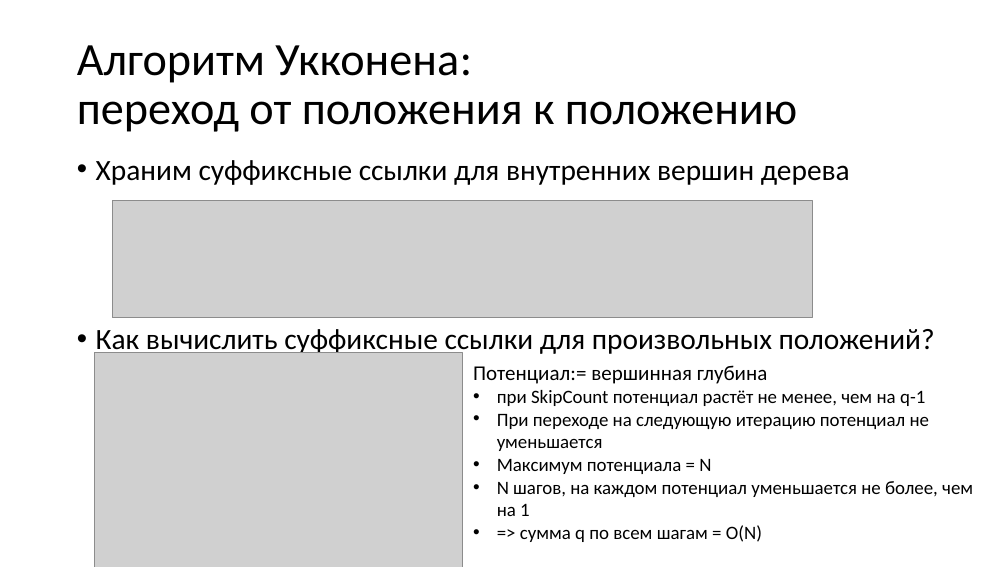
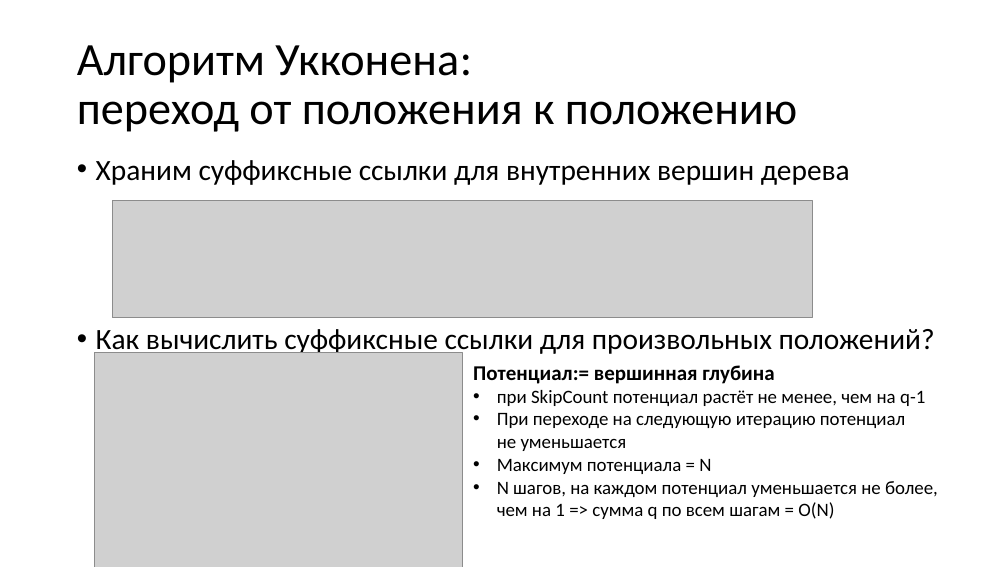
Before and after one commit to Pompon-Den/Suff-Tree-Algorithm-Ykkonen, a slide deck: slide 12 of Algorithm Ykkonena.pptx. Drawn at 1008x567 pixels with LibreOffice and Linux fonts; fonts in the diff are those of the drawing; grey boxes stand for pictures. Boxes give left, top, right and bottom in pixels: in the first picture for what was removed or moved away, otherwise in the second. Text is boxed around its words. In the diff, an @@ line names an element or a change of style, - is before the commit and + after.

```diff
--- a/Algorithm Ykkonena.pptx
+++ b/Algorithm Ykkonena.pptx
@@ text at [473,365,774,384]: bold on in "Потенциал:= вершинная глубина" @@
@@ text at [497,481,938,519]: text changed @@
-• N шагов, на каждом потенциал уменьшается не более, чем на 1
-• => сумма q по всем шагам = О(N)
+• N шагов, на каждом потенциал уменьшается не более, чем на 1 => сумма q по всем шагам = О(N)
```
Also in this commit, not shown: 11 other slides changed, 1 slide removed, 1 other file.
